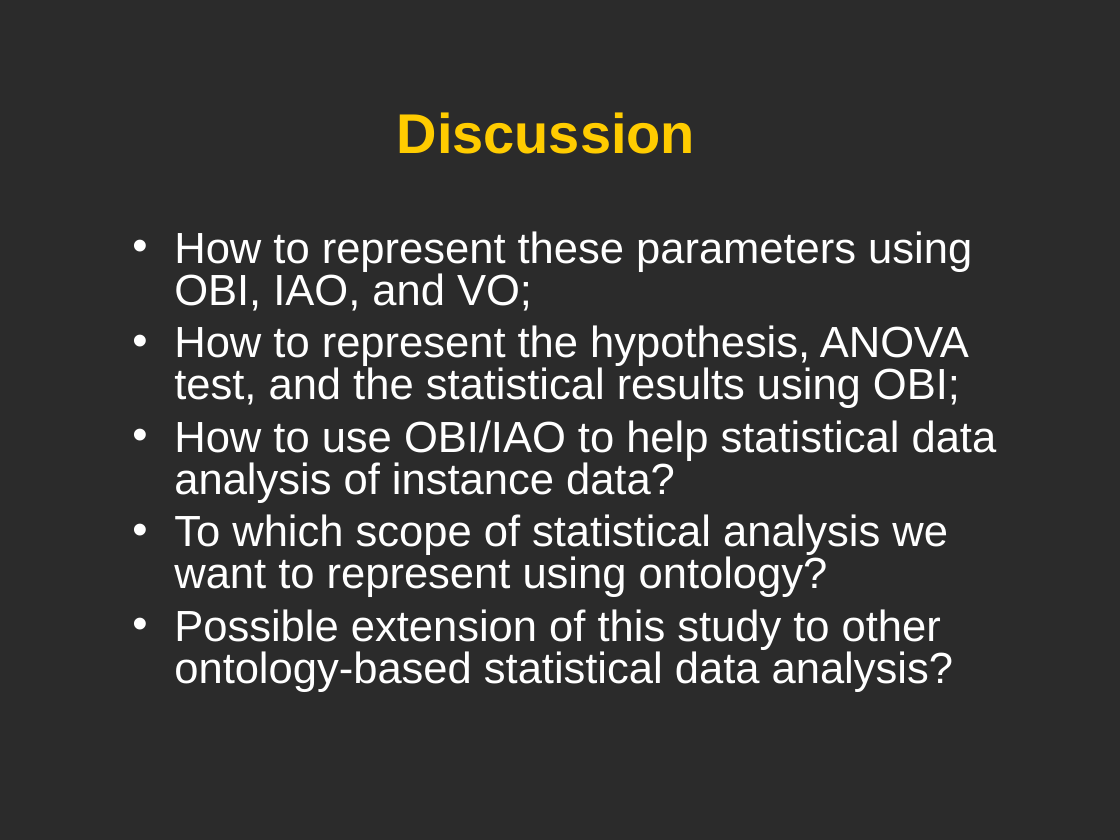
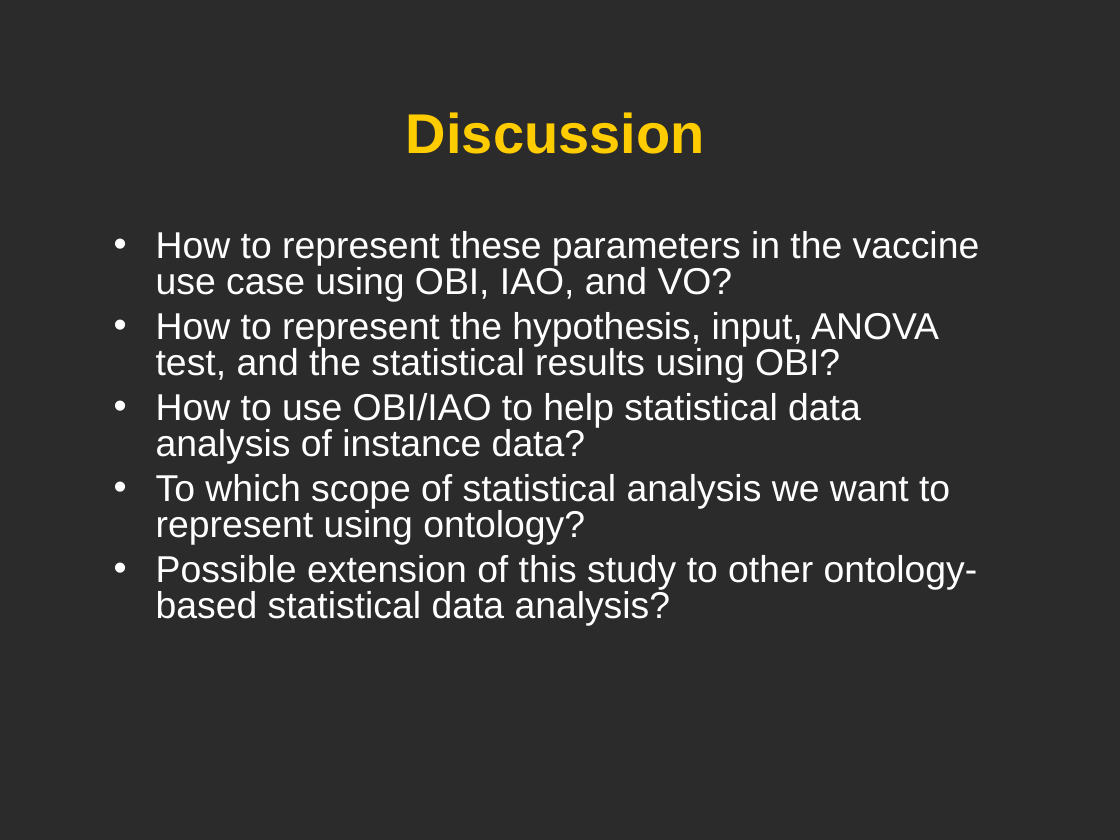
Before and after one commit to obi-ontology/obi-legacy-svn, a slide deck: slide 23 of trunk/docs/developer/use cases/Vaccine_usercase_Vancouver2010.ppt. Drawn at 1120x840 pixels with LibreOffice and Linux fonts; fonts in the diff are those of the drawing; background and template pictures are left out; a plain dark background stands for a picture behind light text. Boxes give left, top, right and bottom in pixels: in the first picture for what was removed or moved away, otherwise in the second. Text is boxed around its words. In the diff, an @@ line names an element or a change of style, - is before the commit and + after.

```diff
--- a/trunk/docs/developer/use cases/Vaccine_usercase_Vancouver2010.ppt
+++ b/trunk/docs/developer/use cases/Vaccine_usercase_Vancouver2010.ppt
@@ title "Discussion": place and size @@
-title "Discussion" at <box>397,112,695,154</box>
+title "Discussion" at <box>406,112,704,154</box>
@@ text "How to represent these parameters ...": place and size @@
-text "How to represent these parameters ..." at <box>174,231,997,692</box>
+text "How to represent these parameters ..." at <box>156,231,980,626</box>
@@ text at <box>156,231,980,382</box>: text changed; size 28 to 24 pt @@
-• How to represent these parameters using OBI, IAO, and VO;
-• How to represent the hypothesis, ANOVA test, and the statistical results using OBI;
+• How to represent these parameters in the vaccine use case using OBI, IAO, and VO?
+• How to represent the hypothesis, input, ANOVA test, and the statistical results using OBI?
@@ text at <box>156,393,978,626</box>: size 28 to 24 pt in "How to use OBI/IAO to help statistical ...", "To which scope of statistical analysis we ...", "Possible extension of this study to other ..."; less space between paragraphs @@
```
Also in this commit, not shown: 11 other slides changed.
